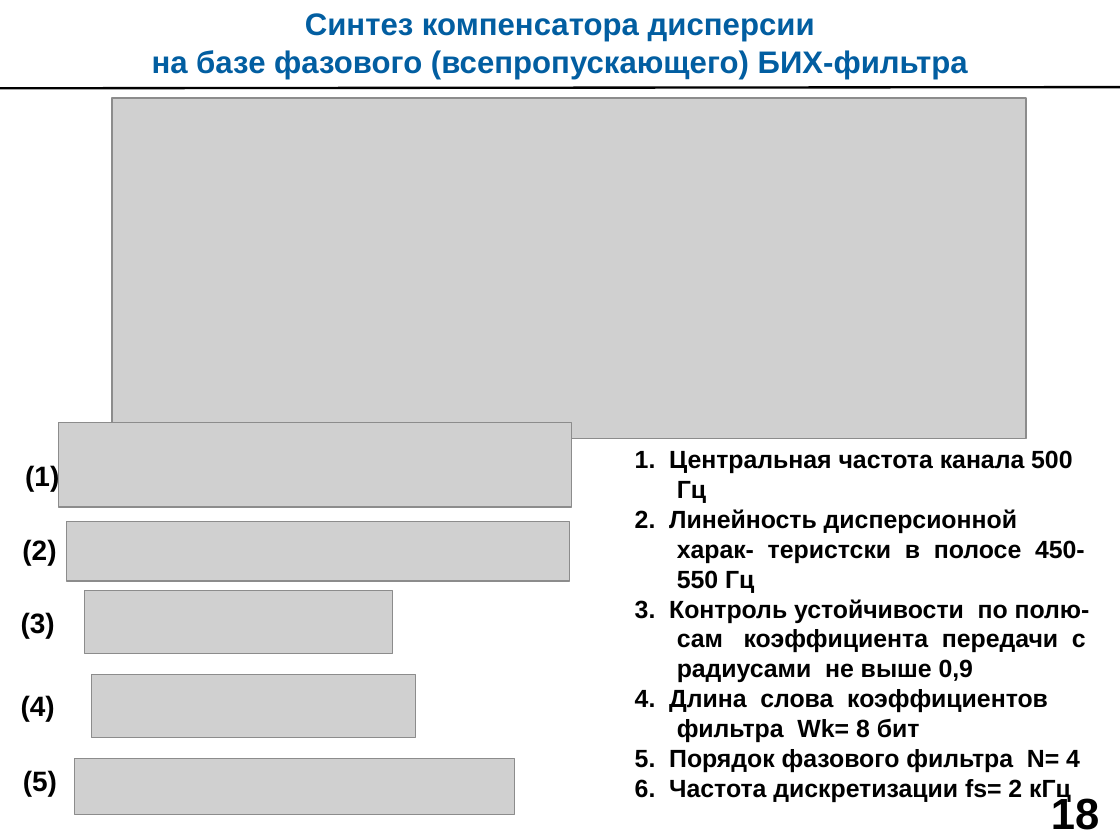
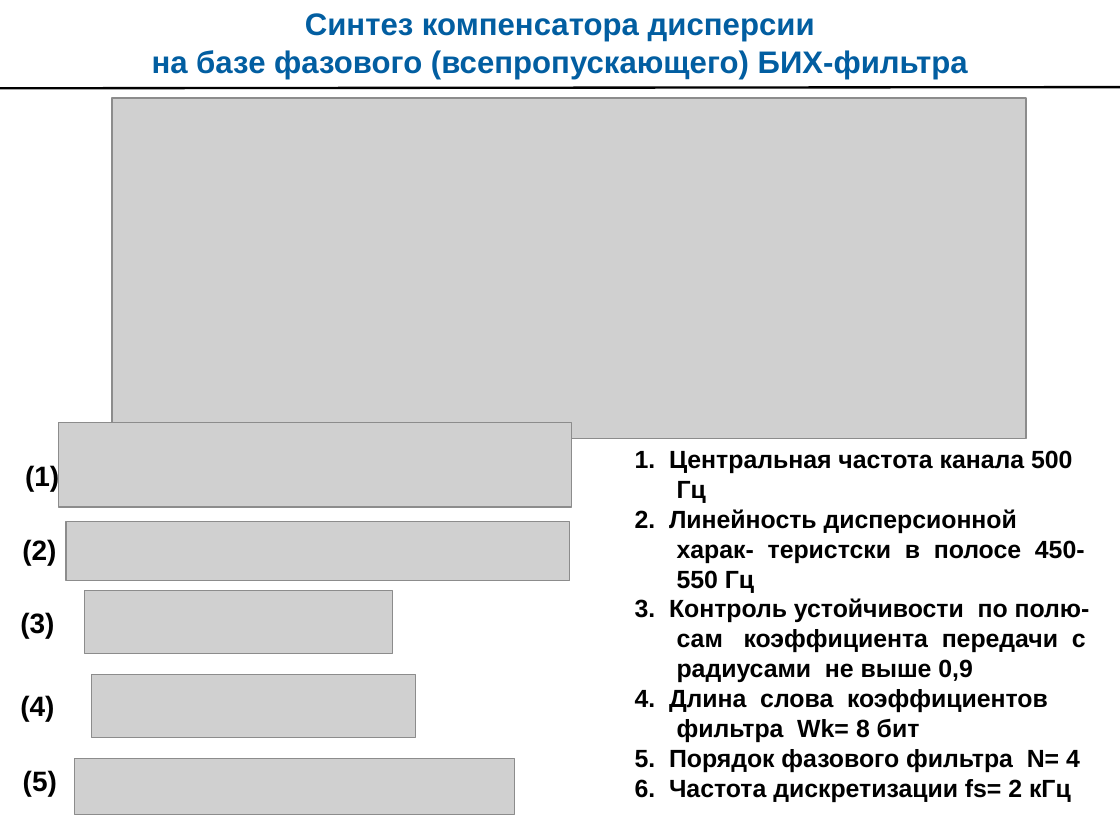
Before and after one commit to kit8nino/disser_ktn, a slide deck: slide 18 of Морозов_дисс_н_презентация.pptx. Drawn at 1120x840 pixels with LibreOffice and Linux fonts; fonts in the diff are those of the drawing; grey boxes stand for pictures. Boxes give left, top, right and bottom in pixels: in the first picture for what was removed or moved away, otherwise in the second. Text is boxed around its words. In the diff, an @@ line names an element or a change of style, - is before the commit and + after.

```diff
--- a/Морозов_дисс_н_презентация.pptx
+++ b/Морозов_дисс_н_презентация.pptx
@@ page number removed at (1051, 794, 1099, 830) @@
-18
```
Also in this commit, not shown: 26 other slides changed, 2 other files.
